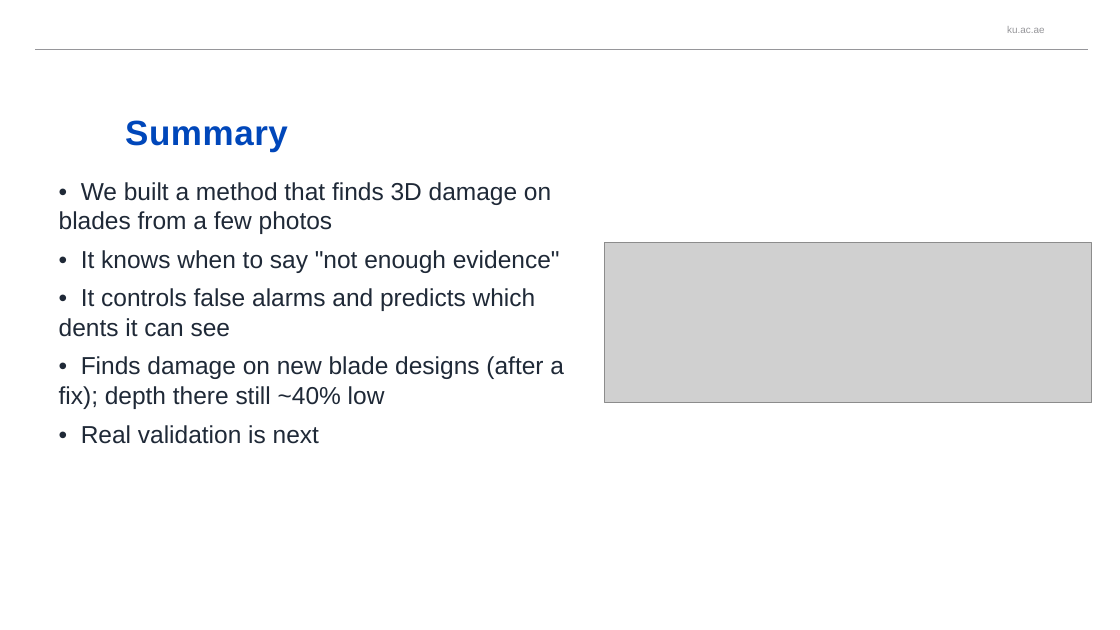
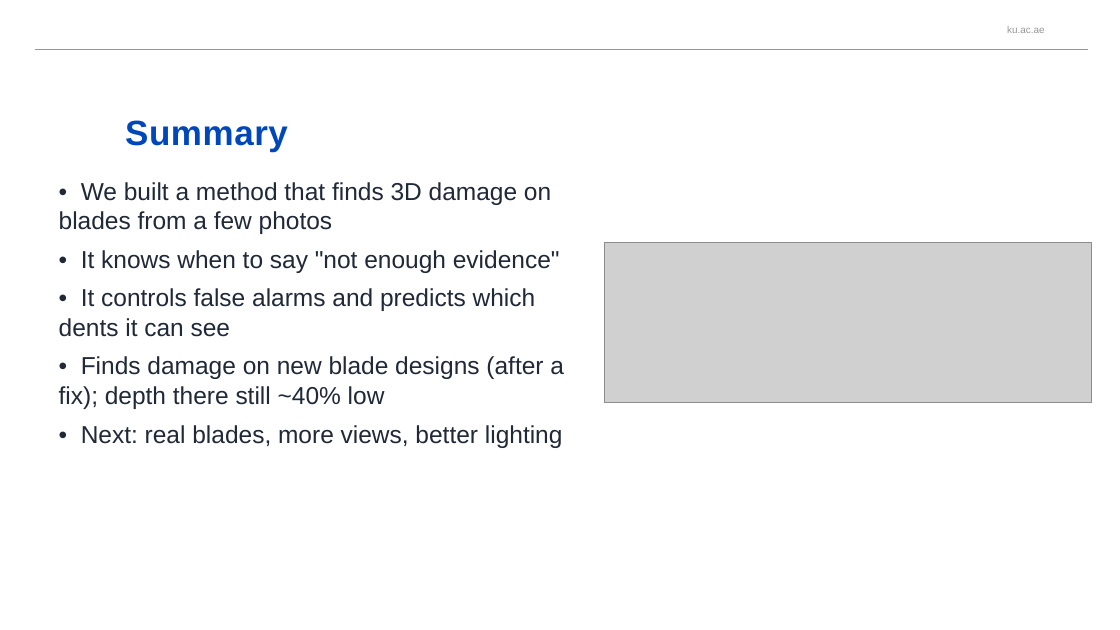
Before and after one commit to afeefaaazam03/3D-Jetblade, a slide deck: slide 27 of media/BladeDelta_presentation.pptx (slide 23 before the commit). Drawn at 1120x630 pixels with LibreOffice and Linux fonts; fonts in the diff are those of the drawing; grey boxes stand for pictures; background and template pictures are left out. Boxes give left, top, right and bottom in pixels: in the first picture for what was removed or moved away, otherwise in the second. Text is boxed around its words. In the diff, an @@ line names an element or a change of style, - is before the commit and + after.

```diff
--- a/media/BladeDelta_presentation.pptx
+++ b/media/BladeDelta_presentation.pptx
@@ text at [81, 425, 563, 448]: text changed @@
-• Real validation is next
+• Next: real blades, more views, better lighting
```
Also in this commit, not shown: 1 other slide changed, 5 slides added, 1 slide removed.
